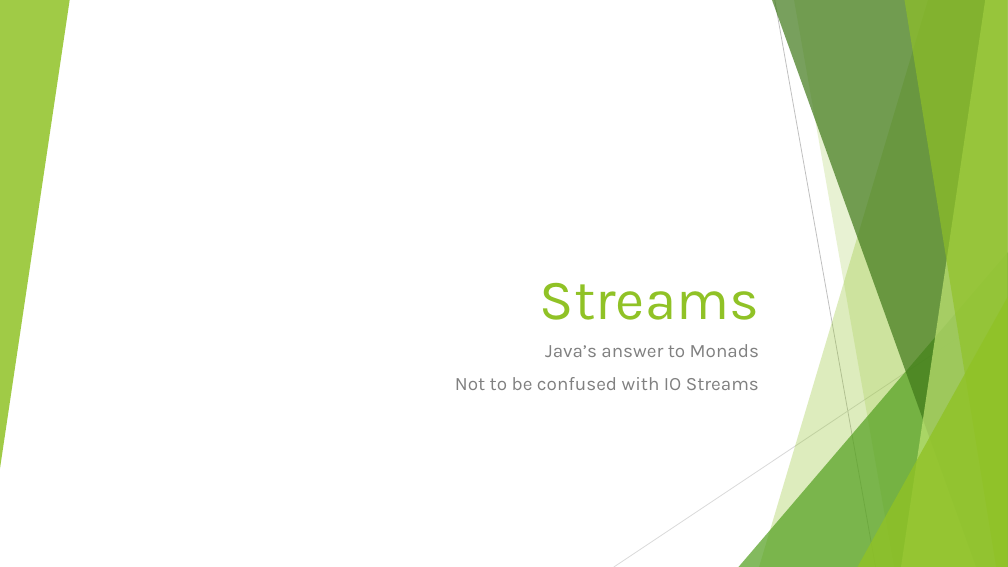
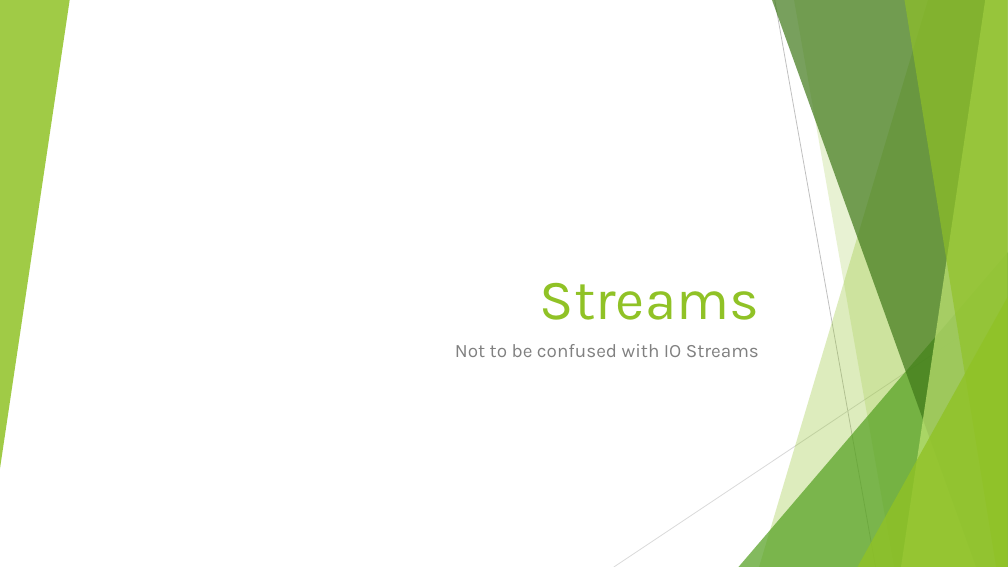
Before and after one commit to RichardRoda/2017-CodePaLOUsa-Lambda, a slide deck: slide 22 of Learning to Love the Lambda in the Stream.pptx (slide 23 before the commit). Drawn at 1008x567 pixels with LibreOffice and Linux fonts; fonts in the diff are those of the drawing. Boxes give left, top, right and bottom in pixels: in the first picture for what was removed or moved away, otherwise in the second. Text is boxed around its words. In the diff, an @@ line names an element or a change of style, - is before the commit and + after.

```diff
--- a/Learning to Love the Lambda in the Stream.pptx
+++ b/Learning to Love the Lambda in the Stream.pptx
@@ subtitle at (545, 344, 759, 357): paragraph removed @@
-Java’s answer to Monads
```
Also in this commit, not shown: 12 other slides changed, 3 slides added, 1 slide removed, 1 other file.
